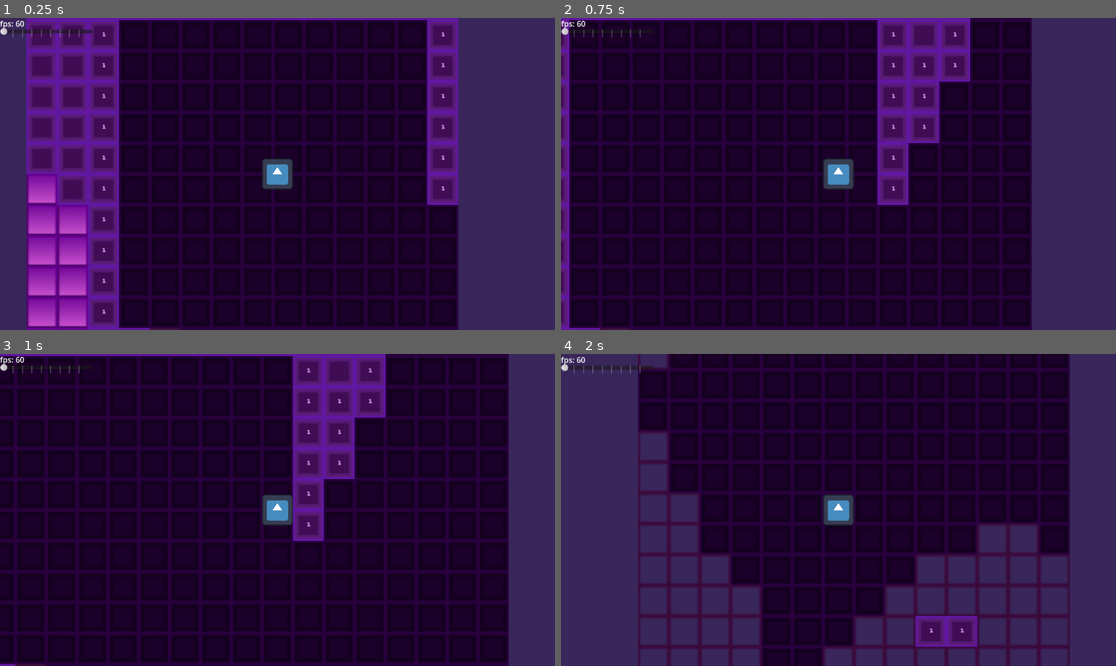
Above: before the commit, frames 1-4 (two rows, left to right).
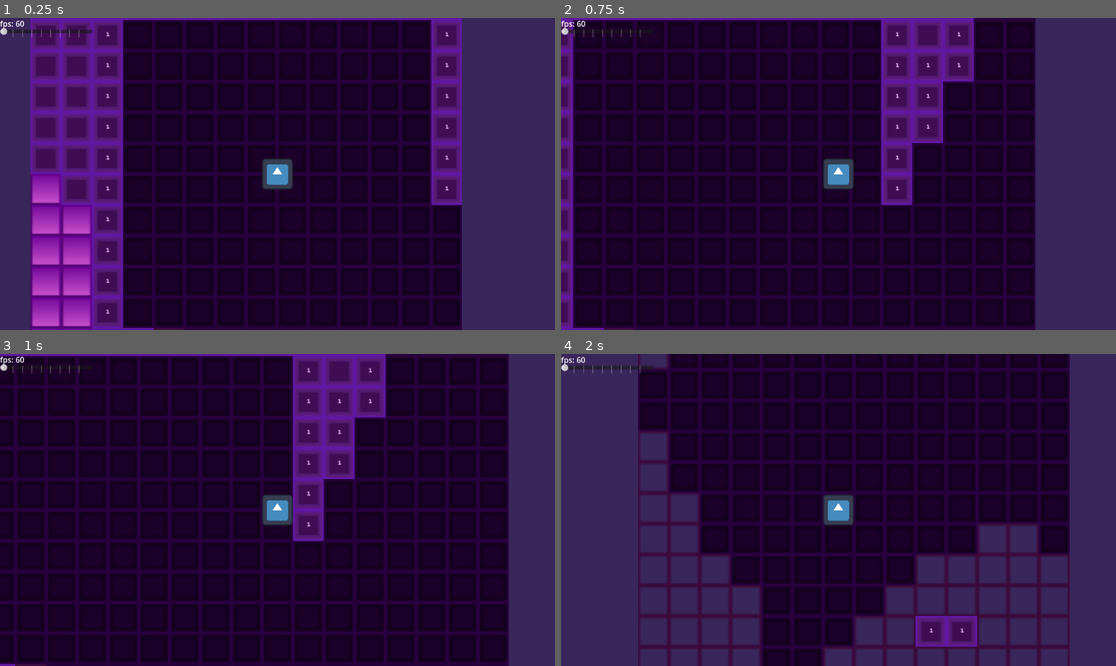
Above: after the commit, the same moments.

Repository: ninjassifi/Insanifactor
Game: Godot game, scene res://Main.tscn
The game is run twice, just before and just after one commit, with the same random seed, the same clock (stepped at 60 frames per second) and the same inputs. The engine's default icon, where the game draws it, is replaced by a stand-in: a white triangle on a blue panel in a dark square.
Inputs:
- Up to frame 1 (0.25 s): no input
- Up to frame 2 (0.75 s): tap Enter at 0.5 s; hold D (moveRight) from 0.53 s (still down)
- Up to frame 3 (1 s): keep holding D (moveRight)
- Up to frame 4 (2 s): tap Space at 1.25 s; release D (moveRight) at 1.28 s; hold S (moveDown) from 1.28 s (still down)

The runs differ from the first frame. In frame 1, 16% of the frame differs, in the area x 4-84%, y 0-100%; in frame 2, 17%, in the area x 0-86%, y 0-100%; in frame 3, nothing differs; in frame 4, nothing differs.

Commit message:
Update 1.09
I forgot what I changed

Diff:
--- a/Insanifactor GD/Main.tscn
+++ b/Insanifactor GD/Main.tscn
@@ -65,14 +65,13 @@
 [node name="Sky color" type="ColorRect" parent="Terrain"]
 z_index = -1
 material = SubResource("ShaderMaterial_7wxjv")
-offset_left = -60987.5
-offset_top = -30924.0
-offset_right = 59345.5
-offset_bottom = 41195.0
+offset_left = -60939.5
+offset_top = -30880.0
+offset_right = 59393.5
+offset_bottom = 41239.0
 color = Color(0.905882, 0.482353, 1, 1)
 
 [node name="Player" parent="." instance=ExtResource("3_du2w6")]
-position = Vector2(8, 0)
 speed = 1148
 
 [node name="Camera" type="Camera2D" parent="Player"]
